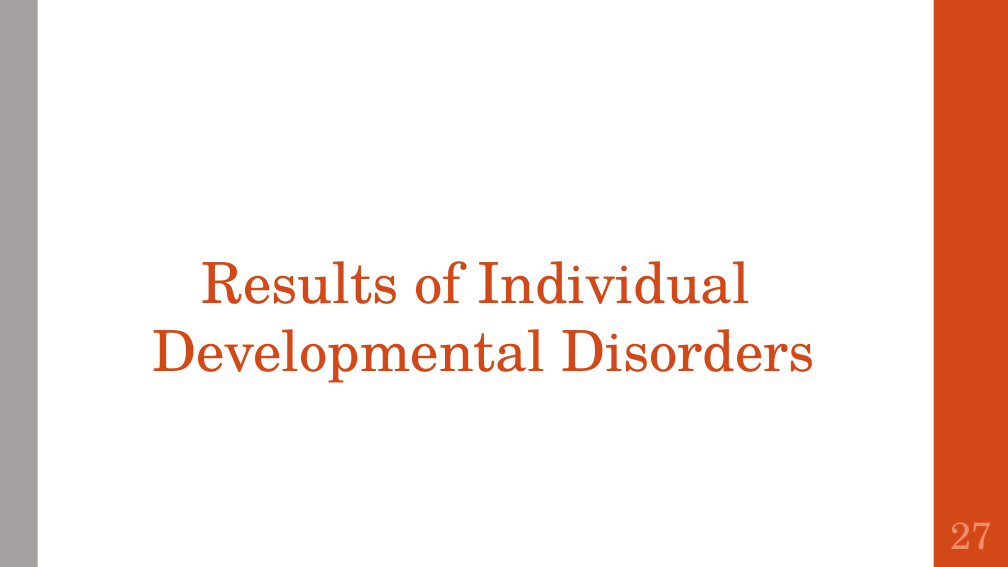
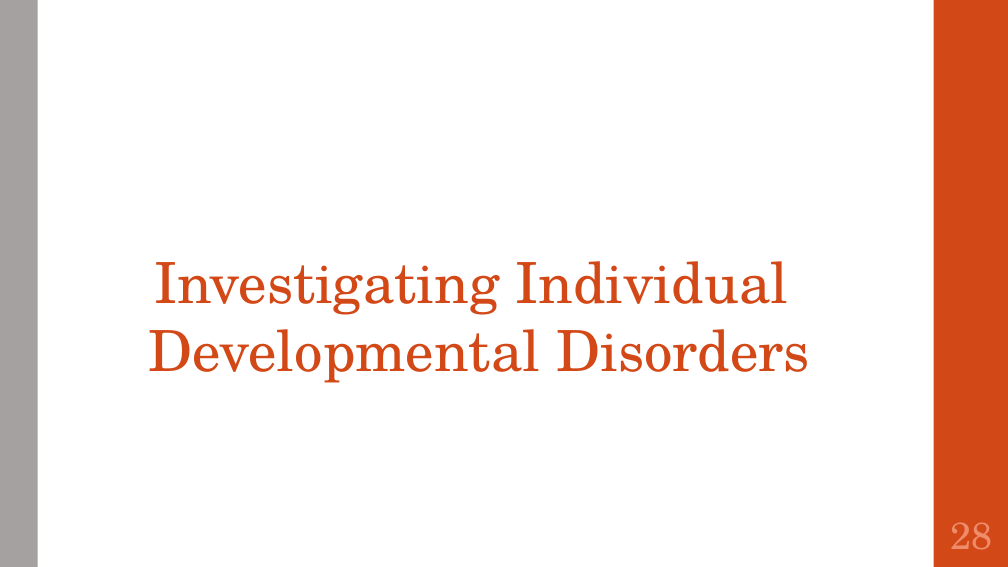
Before and after one commit to SirichandanaSambatur/CADDC, a slide deck: slide 28 of FinalReport.pptx (slide 27 before the commit). Drawn at 1008x567 pixels with LibreOffice and Linux fonts; fonts in the diff are those of the drawing. Boxes give left, top, right and bottom in pixels: in the first picture for what was removed or moved away, otherwise in the second. Text is boxed around its words. In the diff, an @@ line names an element or a change of style, - is before the commit and + after.

```diff
--- a/FinalReport.pptx
+++ b/FinalReport.pptx
@@ text at (x1=154, y1=261, x2=788, y2=315): text changed @@
-Results of Individual
+Investigating Individual
@@ page number at (x1=950, y1=522, x2=992, y2=550): text changed @@
-27
+28
```
Also in this commit, not shown: 23 other slides changed, 3 slides added, 2 slides removed.
